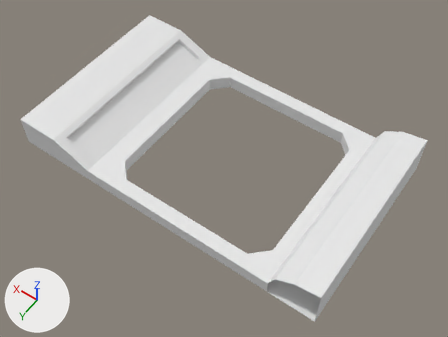
The FBX model Assets/Materials & Textures/Diner/WindowWall/dinerwindowswall.fbx, before and after one commit.
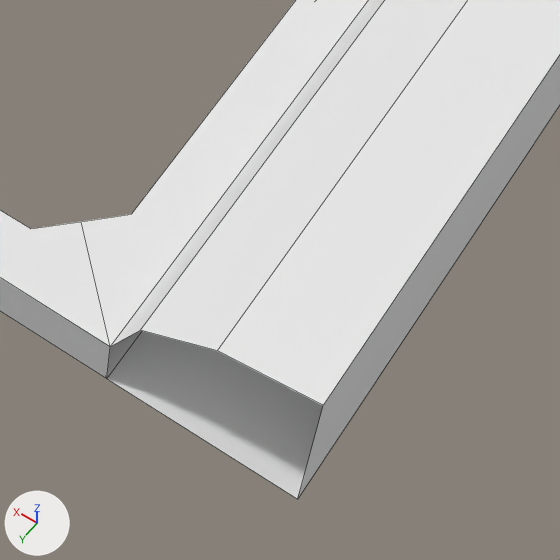
Each version appears first whole from a 50 mm lens placed at (-6.98, 10.53, 15.97), pointed at (0.21, 0.48, 0.16), and next in a close-up on the part from 54% to 85% of the width and 58% to 100% of the height. Every picture has the same lights, and +X, +Y and +Z are marked at lower left. The first two pictures are the older version. The close-ups show mesh edges as thin lines. Where no turn or scale is listed for an object, it has been applied to the vertices. Vertices at exactly the same position are counted once.
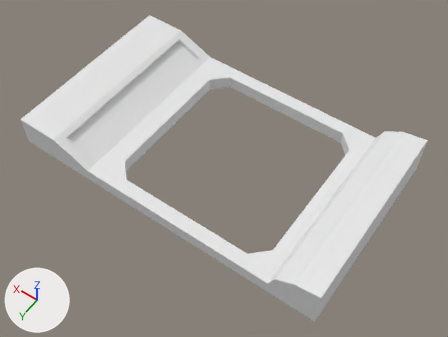
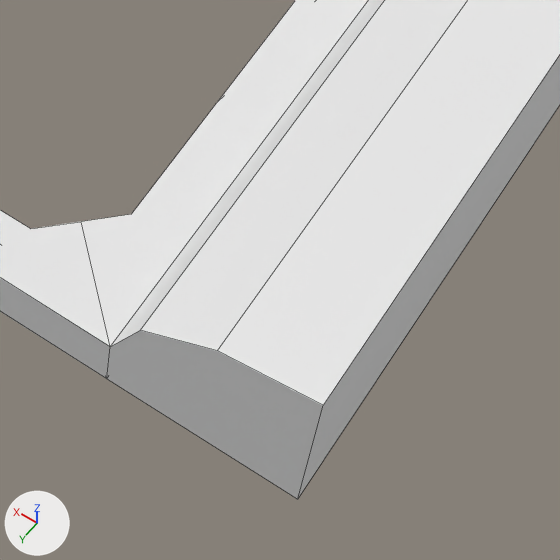
Patch to the scene script:
```diff
--- a/Assets/Materials & Textures/Diner/WindowWall/dinerwindowswall.fbx.py
+++ b/Assets/Materials & Textures/Diner/WindowWall/dinerwindowswall.fbx.py
@@ me_plane_001 @@
 # used by ob_plane; location = (0.0, 0.0, 0.0)
-me_plane_001.from_pydata(...)  # 58 vertices, 41 faces; spans x -4.83..6.32, y -3.26..3.26, z 0.0..1.43
+me_plane_001.from_pydata(...)  # 70 vertices, 49 faces; spans x -4.83..6.32, y -3.26..3.26, z 0.0..1.43
+# me_plane_001 part 1
+# 10 faces are deleted
+# 12 vertices are added at x -2.8..2.8, y -2.8..2.8, z 0.0..0.48
+# 18 new faces join them
```

Pixel boxes (x1, y1, x2, y2) of what changed, in the close-ups (560 x 560 px):
part 1 of me_plane_001, built on: before (0, 0, 368, 377); after (0, 0, 368, 499)
